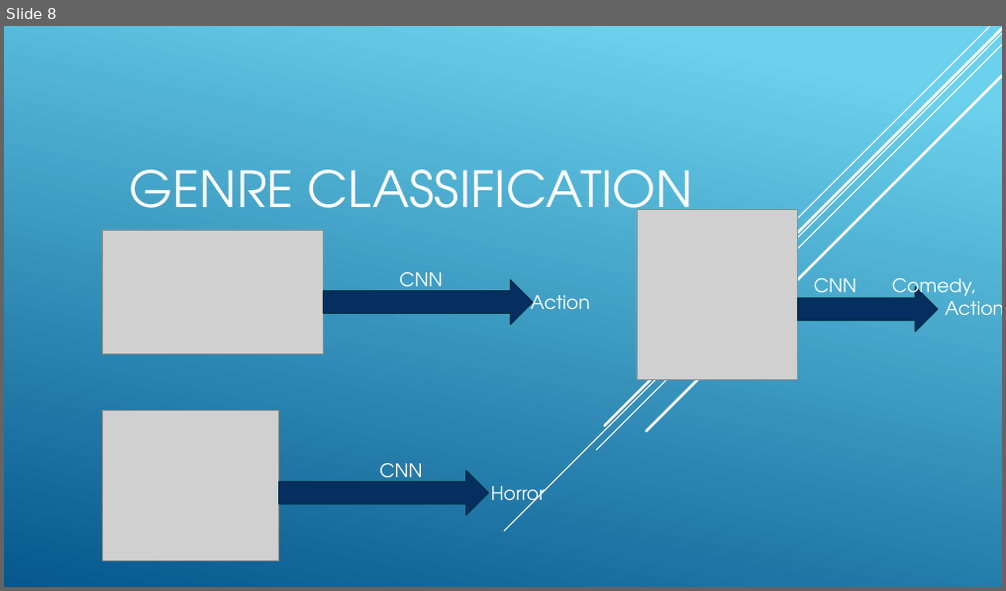
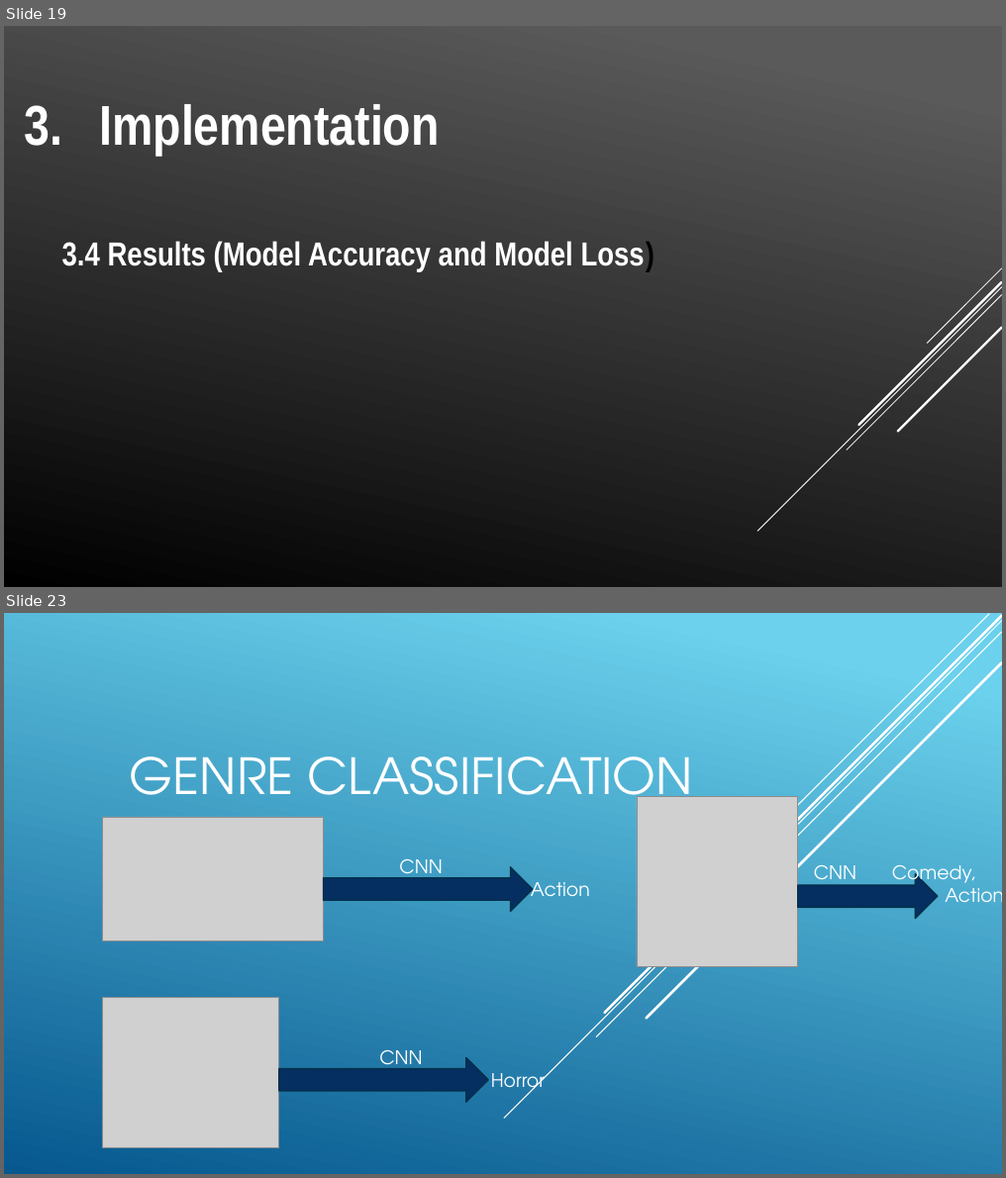
Before and after one commit to jordantangy/MoviePosterClassification-CNN, a slide deck: Slide Show.pptx. Shown one above the other, each under a label of ours: slide 8 before the commit, slides 19 and 23 after it; the slides between them are not shown. The pictures are 1006x591 and 1006x1178 pixels, drawn with LibreOffice and Linux fonts; fonts in the diff are those of the drawing; grey boxes stand for pictures. Boxes give left, top, right and bottom in pixels: in the first picture for what was removed or moved away, otherwise in the second. Text is boxed around its words. In the diff, an @@ line names an element or a change of style, - is before the commit and + after.

```diff
--- a/Slide Show.pptx
+++ b/Slide Show.pptx
@@ slide 19 added at (x1=4, y1=26, x2=1002, y2=587), background gradient #5B5B5B to #000000 @@
@@ text added at (x1=62, y1=104, x2=654, y2=272), 32 pt, text #FFFFFF, bold @@
+3. Implementation
+3.4 Results (Model Accuracy and Model Loss)
@@ group added at (x1=757, y1=269, x2=1002, y2=531): 5 lines @@
@@ what was slide 8 is now slide 23 @@
```
Also in this commit, not shown: 1 slide changed, 14 other slides added, 4 other files.
